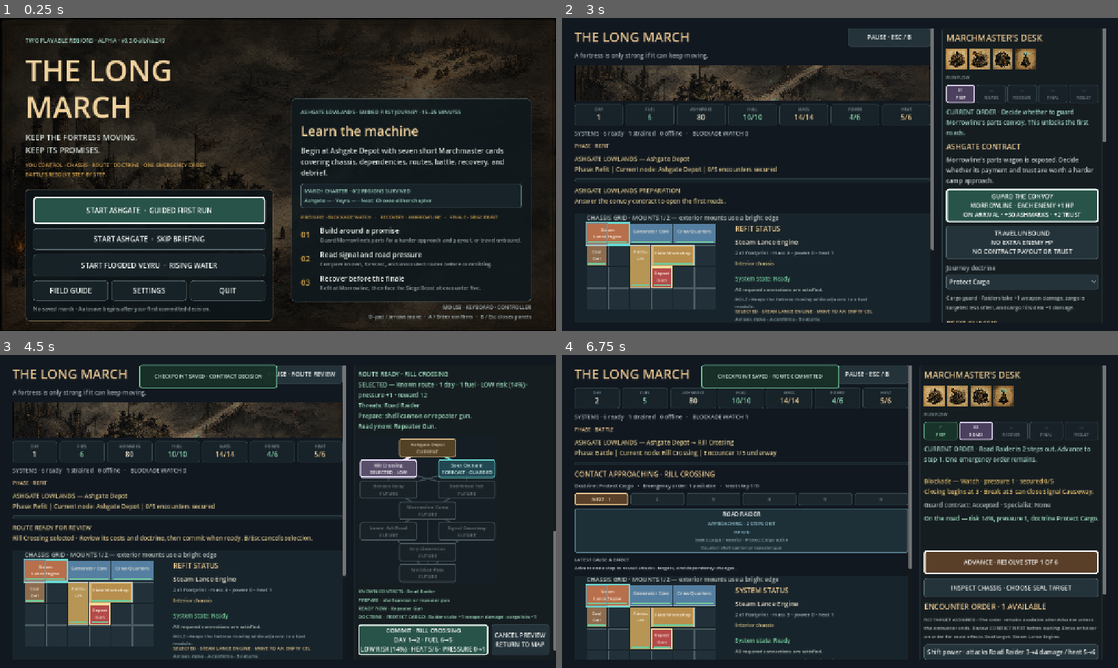
Above: before the commit, frames 1-4 (two rows, left to right).
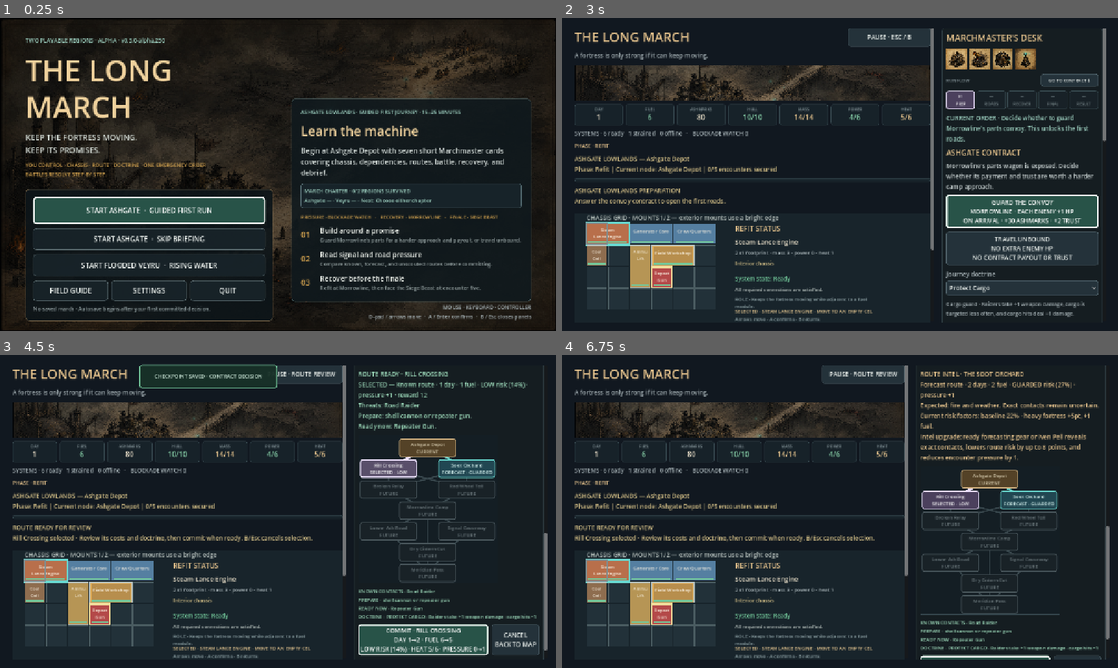
Above: after the commit, the same moments.

Repository: raphaelroshan/the-long-march
Game: Godot game, scene res://scenes/App.tscn
Same seed, same stepped clock (60 frames per second), same inputs: the game is played once before the commit and once after it.
Inputs (mouse positions are in pixels of both pictures, inside the frame that each line leads up to):
- Up to frame 1 (0.25 s): no input
- Up to frame 2 (3 s): click "START ASHGATE · GUIDED FIRST …" at 0.5 s; click (1067, 80) at 1.25 s, where only the run after the commit has a clickable "GO TO CONTRACT ↓"; click (1067, 80) at 2 s, where only the run after the commit has a clickable "GO TO CONTRACT ↓"; click "SKIP FOR THIS RUN" at 2.75 s
- Up to frame 3 (4.5 s): click "GUARD THE CONVOY MORROWLINE ·…" at 3.5 s; click "Rill Crossing KNOWN · LOW" at 4.25 s
- Up to frame 4 (6.75 s): click "Rill Crossing SELECTED · LOW" at 5 s; click "Soot Orchard FORECAST · GUARD…" at 5.75 s; click (984, 649) at 6.5 s, where only the run before the commit has a clickable "COMMIT · RILL CROSSING DAY 1→…"

The runs differ from the first frame. In frame 1, less than 0.1% of the frame differs, in the area x 28-30%, y 6-8%; in frame 2, 9.7%; in frame 3, 0.9%; in frame 4, 31%, in the area x 2-99%, y 2-98%.

Commit message:
feat: add current-order focus jump

Diff:
--- a/project.godot
+++ b/project.godot
@@ -4,7 +4,7 @@
 
 [application]
 config/name="The Long March"
-config/version="0.3.0-alpha.249"
+config/version="0.3.0-alpha.250"
 run/main_scene="res://scenes/App.tscn"
 config/features=PackedStringArray("4.4", "GL Compatibility")
 
--- a/src/ui/main.gd
+++ b/src/ui/main.gd
@@ -186,6 +186,7 @@
 var save_button: Button
 var load_button: Button
 var guidance_label: Label
+var current_order_button: Button
 var run_flow_panels: Array[PanelContainer] = []
 var run_flow_labels: Array[Label] = []
 var current_run_flow_step: int = 0
@@ -341,16 +342,30 @@
 	for node_button in campaign_node_buttons:
 		if _control_can_receive_focus(node_button):
 			active_controls.append(node_button)
+	if _control_can_receive_focus(current_order_button):
+		active_controls.append(current_order_button)
 	if _control_can_receive_focus(how_to_play_button):
 		active_controls.append(how_to_play_button)
 	_configure_vertical_focus_cycle(active_controls)
 
 func _build_run_flow_tracker(parent: VBoxContainer) -> void:
+	var heading_row := HBoxContainer.new()
+	heading_row.add_theme_constant_override("separation", 8)
+	parent.add_child(heading_row)
 	var heading := Label.new()
 	heading.text = "RUN FLOW"
+	heading.size_flags_horizontal = Control.SIZE_EXPAND_FILL
+	heading.vertical_alignment = VERTICAL_ALIGNMENT_CENTER
 	heading.add_theme_font_size_override("font_size", 10)
 	heading.add_theme_color_override("font_color", Color("#89999e"))
-	parent.add_child(heading)
+	heading_row.add_child(heading)
+	current_order_button = Button.new()
+	current_order_button.text = "GO TO ORDER ↓"
+	current_order_button.custom_minimum_size = Vector2(132, 28)
+	current_order_button.add_theme_font_size_override("font_size", 10)
+	current_order_button.tooltip_text = "Move focus to the required control without activating it."
+	current_order_button.pressed.connect(focus_current_action)
+	heading_row.add_child(current_order_button)
 	var tracker := HBoxContainer.new()
 	tracker.add_theme_constant_override("separation", 4)
 	parent.add_child(tracker)
@@ -853,11 +868,11 @@
 	controls.add_child(campaign_action_row)
 	campaign_action_row.add_child(campaign_commit_button)
 	campaign_cancel_button = Button.new()
-	campaign_cancel_button.text = "CANCEL PREVIEW\nRETURN TO MAP"
+	campaign_cancel_button.text = "CANCEL\nBACK TO MAP"
 	campaign_cancel_button.tooltip_text = "Clear this route preview without spending fuel, advancing time, or beginning the encounter."
-	campaign_cancel_button.custom_minimum_size = Vector2(132, 64)
+	campaign_cancel_button.custom_minimum_size = Vector2(110, 64)
 	campaign_cancel_button.size_flags_horizontal = Control.SIZE_EXPAND_FILL
-	campaign_cancel_button.size_flags_stretch_ratio = 0.72
+	campaign_cancel_button.size_flags_stretch_ratio = 0.48
 	campaign_cancel_button.visible = false
 	campaign_cancel_button.pressed.connect(_on_campaign_route_cancelled)
 	campaign_action_row.add_child(campaign_cancel_button)
@@ -1006,7 +1021,9 @@
 	results_title_button.tooltip_text = "Save the completed run to the local Continue slot, then return to the title."
 	results_title_button.pressed.connect(_on_results_title_pressed)
 	results_actions.add_child(results_title_button)
-	feedback_button.focus_neighbor_top = feedback_button.get_path_to(play_again_button)
+	current_order_button.focus_neighbor_top = current_order_button.get_path_to(results_title_button)
+	current_order_button.focus_neighbor_bottom = current_order_button.get_path_to(feedback_button)
+	feedback_button.focus_neighbor_top = feedback_button.get_path_to(current_order_button)
 	feedback_button.focus_neighbor_bottom = feedback_button.get_path_to(march_on_button)
 	march_on_button.focus_neighbor_top = march_on_button.get_path_to(feedback_button)
 	march_on_button.focus_neighbor_bottom = march_on_button.get_path_to(play_again_button)
@@ -1015,8 +1032,8 @@
 	play_again_button.focus_neighbor_bottom = play_again_button.get_path_to(feedback_button)
 	results_title_button.focus_neighbor_top = results_title_button.get_path_to(march_on_button)
 	results_title_button.focus_neighbor_left = results_title_button.get_path_to(play_again_button)
-	results_title_button.focus_neighbor_bottom = results_title_button.get_path_to(feedback_button)
-	_configure_focus_cycle([feedback_button, march_on_button, play_again_button, results_title_button])
+	results_title_button.focus_neighbor_bottom = results_title_button.get_path_to(current_order_button)
+	_configure_focus_cycle([current_order_button, feedback_button, march_on_button, play_again_button, results_title_button])
 	controls.move_child(results_group, guidance_label.get_index() + 1)
 
 	how_to_play_button = Button.new()
@@ -1054,6 +1071,7 @@
 		march_on_button,
 		play_again_button,
 		results_title_button,
+		current_order_button,
 		how_to_play_button
 	]
 	controls.append_array(campaign_event_buttons)
@@ -2535,12 +2553,15 @@
 		results_summary_label.text = _result_summary_text()
 		results_record_label.text = _result_record_text()
 		results_replay_label.text = _result_replay_text()
+		_configure_vertical_focus_cycle([current_order_button, feedback_button, march_on_button, play_again_button, results_title_button])
 		var next_region_id := "ashgate_lowlands" if state.campaign_region_id == "flooded_veyru" else "flooded_veyru"
 		var next_region_name := "ASHGATE LOWLANDS" if next_region_id == "ashgate_lowlands" else "FLOODED VEYRU"
 		var next_region_result := String(starting_region_results.get(next_region_id, ""))
 		march_on_button.text = "%s · %s" % ["REVISIT" if next_region_result in ["decisive_march", "scarred_march", "archive_kept", "archive_scarred"] else "MARCH ON", next_region_name]
 		march_on_button.tooltip_text = "Begin a fresh %s run. This result remains in the March Charter; the local Continue slot changes only at the next save." % ("Ashgate" if next_region_id == "ashgate_lowlands" else "Flooded Veyru")
 	guidance_label.text = _current_guidance()
+	current_order_button.text = _current_action_jump_label()
+	current_order_button.tooltip_text = "Move focus to %s without activating it." % _current_action_jump_target().to_lower()
 	_refresh_pause_action_hint()
 	phase_badge.text = "PHASE · %s" % state.phase.replace("_", " ").to_upper()
 	refit_title.visible = is_refit_phase
@@ -2653,7 +2674,7 @@
 			intervention_buttons[3].text = "Cut loose %s · %s" % [String(cargo_definition.get("name", cargo_id)), cargo_cost]
 			intervention_buttons[3].tooltip_text = "Permanently remove this installed module for the rest of the run to reduce mass and enemy cargo incentive.%s" % [" Redirects %s." % ", ".join(cut_redirects) if not cut_redirects.is_empty() else " No active threat currently targets it."]
 	if is_battle_phase:
-		var combat_actions: Array = [advance_encounter_button, combat_inspect_button]
+		var combat_actions: Array = [current_order_button, advance_encounter_button, combat_inspect_button]
 		for intervention_button in intervention_buttons:
 			if not intervention_button.disabled:
 				combat_actions.append(intervention_button)
@@ -2898,6 +2919,26 @@
 		return "CURRENT ORDER · Select one cyan route on the map. Selection previews it; Commit begins travel."
 	return "CURRENT ORDER · Prepare the fortress, review the route forecast, then depart when movement is ready."
 
+func _current_action_jump_label() -> String:
+	if state.phase == "results":
+		return "GO TO FEEDBACK ↓"
+	if state.phase in ["battle", "final_battle"]:
+		return "GO TO BATTLE STEP ↓"
+	if not state.campaign_event_pending.is_empty():
+		return "GO TO DECISION ↓"
+	if _active_contract_status() == "offered":
+		return "GO TO CONTRACT ↓"
+	if not selected_campaign_node_id.is_empty() and _campaign_departure_block_reason(selected_campaign_node_id).is_empty():
+		return "GO TO COMMIT ↓"
+	if state.phase == "settlement" and state.settlement_actions_remaining > 0:
+		return "GO TO RECOVERY ↓"
+	if state.campaign_active and state.phase in ["refit", "map", "settlement"]:
+		return "GO TO ROUTES ↓"
+	return "GO TO DEPARTURE ↓"
+
+func _current_action_jump_target() -> String:
+	return _current_action_jump_label().trim_prefix("GO TO ").trim_suffix(" ↓").replace("_", " ")
+
 func _critical_combat_warning() -> String:
 	var best_priority := 0
 	var best_warning := ""
--- a/tests/test_prototype_flow.gd
+++ b/tests/test_prototype_flow.gd
@@ -171,14 +171,18 @@
 	_expect(game.contract_accept_button.text.contains("EACH ENEMY +1 HP") and game.contract_accept_button.text.contains("+ …(282 unchanged characters)…
 	_expect(game.contract_accept_button.get_node_or_null(game.contract_accept_button.focus_neighbor_bottom) == game.contra …(226 unchanged characters)…
 	_expect(game.how_to_play_button.get_node_or_null(game.how_to_play_button.focus_neighbor_bottom) == game.contract_accept_button, "planning controls should wrap to the current mandatory decision")
+	_expect(game.current_order_button.text == "GO TO CONTRACT ↓" and game.current_order_button.tooltip_text.contains("without activating it"), "the persistent jump action should name the opening contract without implying activation")
 	game.how_to_play_button.grab_focus()
 	await process_frame
 	await process_frame
 	_expect(game.right_scroll.get_global_rect().encloses(game.how_to_play_button.get_global_rect()), "manual focus navigation should scroll the field briefing action fully into view")
-	game.contract_accept_button.grab_focus()
-	await process_frame
-	await process_frame
-	_expect(game.right_scroll.get_global_rect().encloses(game.contract_accept_button.get_global_rect()), "manual focus navigation should scroll back to the current contract action")
+	var state_before_order_jump: Dictionary = game.state.serialize()
+	game.current_order_button.grab_focus()
+	game.current_order_button.pressed.emit()
+	await process_frame
+	await process_frame
+	_expect(game.contract_accept_button.has_focus() and game.right_scroll.get_global_rect().encloses(game.contract_accept_button.get_global_rect()), "Go to Contract should focus and reveal the mandatory choice")
+	_expect(game.state.serialize() == state_before_order_jump, "jumping to the current order should never activate or mutate the decision")
 	_expect(game.doctrine_detail_label.text.contains("Raiders") and game.doctrine_detail_label.text.contains("−1 damage"), "the default doctrine should explain its real targeting and mitigation effects")
 	game.doctrine_option.select(2)
 	game.doctrine_option.item_selected.emit(2)
@@ -269,6 +273,7 @@
 	_expect(game.state.guard_contract_status == "accepted", "the guard contract should be selectable through the UI")
 	_expect(game.event_label.text.begins_with("CONTRACT DECISION") and game.encounter_label.text.begins_with("CONTRACT DEC …(276 unchanged characters)…
 	_expect(game.guidance_label.text.contains("Select one cyan route"), "the objective should advance immediately after the contract is answered")
+	_expect(game.current_order_button.text == "GO TO ROUTES ↓", "the jump action should advance from contract to the available route choices")
 	_expect(game.current_run_flow_step == 1 and game.run_flow_labels[0].text.begins_with("✓"), "answering the contract should advance the tracker to the Lowlands roads")
 	_expect(game.campaign_map.status_for("rill_crossing") == "available" and not game.campaign_map.button_for("rill_crossing").disabled, "answering the contract should activate the opening map nodes")
 	_expect(game.campaign_comparison_panel.visible and game.campaign_comparison_label.text.contains("RILL CROSSING · 1D ·  …(404 unchanged characters)…
@@ -290,8 +295,9 @@
 	_expect(game.encounter_label.text.contains("Rill Crossing selected") and game.encounter_label.text.contains("B/Esc cancels selection"), "the route-review status should name the road being considered and expose its controller-safe exit")
 	_expect(game.route_preview_label.text.contains("ROUTE READY · RILL CROSSING") and not game.route_preview_label.text.contains("SOOT ORCHARD"), "route selection should replace stale focus intel with the road being committed")
 	_expect(game.guidance_label.text.contains("B/Esc cancels selection"), "the route-ready current order should keep cancellation discoverable without a pointer tooltip")
+	_expect(game.current_order_button.text == "GO TO COMMIT ↓", "a valid selected route should retarget the jump action to explicit commitment")
 	_expect(game.pause_button.text.contains("ROUTE REVIEW") and game.pause_button.tooltip_text.contains("clears the selected route first"), "the persistent pause action should disclose that B or Escape cancels route review before pausing")
-	_expect(game.campaign_cancel_button.visible and game.campaign_cancel_button.text.contains("CANCEL PREVIEW") and game.campaign_cancel_button.tooltip_text.contains("without spending fuel"), "route review should expose a pointer-accessible reversible exit beside Commit")
+	_expect(game.campaign_cancel_button.visible and game.campaign_cancel_button.text.contains("CANCEL") and game.campaign_cancel_button.text.contains("BACK TO MAP") and game.campaign_cancel_button.tooltip_text.contains("without spending fuel"), "route review should expose a compact pointer-accessible reversible exit beside Commit")
 	game.campaign_cancel_button.pressed.emit()
 	await process_frame
 	_expect(game.selected_campaign_node_id.is_empty() and game.campaign_map.button_for("rill_crossing").has_focus() and game.event_label.text.contains("No fuel, time, or pressure was spent"), "the visible cancel action should return to the map and confirm that previewing had no cost")
@@ -344,6 +350,7 @@
 	_expect(game.journey_label.text.contains("Ashgate Depot → Rill Crossing") and game.journey_label.text.contains("Encoun …(206 unchanged characters)…
 	_expect(game.campaign_pressure_label.text.contains("secured 0/5") and not game.campaign_pressure_label.text.contains("encounters 0/5"), "the blockade summary should identify its zero as secured encounters while the first battle is underway")
 	_expect(game.advance_encounter_button.has_focus(), "committing a route should hand controller focus to the encounter timeline")
+	_expect(game.current_order_button.text == "GO TO BATTLE STEP ↓", "battle entry should retarget the persistent jump action to the next timeline step")
 	_expect(game.right_scroll.get_global_rect().encloses(game.advance_encounter_button.get_global_rect()), "battle focus should scroll encounter advancement into view")
 	var battle_viewport_rect: Rect2 = game.right_scroll.get_global_rect()
 	var battle_asset_rect: Rect2 = game.asset_row.get_global_rect()
@@ -470,8 +477,8 @@
 	_expect(game.combat_inspect_button.has_focus(), "B or Escape should return battle inspection focus to its visible desk action")
 	game.advance_encounter_button.grab_focus()
 	await process_frame
-	_expect(game.advance_encounter_button.get_node_or_null(game …(269 unchanged characters)… y_button.focus_neighbor_bottom) == game.advance_encounter_button, "combat actions should form a visible vertical controller loop through chassis inspection")
-	_expect(game.how_to_play_button.get_node_or_null(game.how_to_play_button.focus_next) == game.advance_encounter_button, "combat Tab navigation should remain inside the active command set")
+	_expect(game.advance_encounter_button.get_node_or_null(game …(269 unchanged characters)… y_button.focus_neighbor_bottom) == game.current_order_button, "combat actions should form a visible vertical controller loop through chassis inspection and the persistent order jump")
+	_expect(game.how_to_play_button.get_node_or_null(game.how_to_play_button.focus_next) == game.current_order_button and game.current_order_button.get_node_or_null(game.current_order_button.focus_next) == game.advance_encounter_button, "combat Tab navigation should remain inside the active command set while including the order jump")
 	game.advance_encounter_button.pressed.emit()
 	await process_frame
 	_expect(game.combat_panel.enemy_states[0].text.contains("1 STEP OUT") and game.advance_encounter_button.text.contains( …(324 unchanged characters)…
@@ -519,6 +526,10 @@
 	await process_frame
 	_expect(game.campaign_event_title.text == "THE LIFT CHAIN SINGS" and game.campaign_event_buttons[0].text.contains("Ash …(257 unchanged characters)…
 	_expect(game.right_scroll.get_global_rect().encloses(game.campaign_event_title.get_global_rect()) and game.right_scroll.get_global_rect().encloses(game.campaign_event_buttons[1].get_global_rect()), "the complete occurrence card should stay visible at the reference viewport")
+	_expect(game.current_order_button.text == "GO TO DECISION ↓", "a blocking road occurrence should retarget the jump action to its choice card")
+	game.current_order_button.pressed.emit()
+	await process_frame
+	_expect(game.campaign_event_buttons[0].has_focus(), "Go to Decision should focus the first legal event response without choosing it")
 	await _press_campaign_event("brace_lift_chain")
 	_expect(game.state.occurrence_history.size() == 1 and game.event_label.text.contains("future route risk falls by 2%"), "resolving an occurrence should immediately expose its consequence and retain one audit record")
 	_expect(game.campaign_map.button_for("red_wheel_toll_bridge").text.contains("UNSCOUTED · UNKNOWN"), "an available unscouted node should advertise uncertainty without exposing its hidden risk")
@@ -606,6 +617,10 @@
 	await _press_campaign_event("rebuild_weakest")
 	_expect(game.state.campaign_event_pending.is_empty() and int(game.state.modules[mara_workshop_index].durability) == 3  …(191 unchanged characters)…
 	_expect(game.settlement_title.text.contains("2 ACTIONS LEFT"), "the settlement should expose its limited service budget")
+	_expect(game.current_order_button.text == "GO TO RECOVERY ↓", "clearing the settlement event should retarget the jump action to available recovery services")
+	game.current_order_button.pressed.emit()
+	await process_frame
+	_expect(game.get_viewport().gui_get_focus_owner() in [game.settlement_repair_button, game.settlement_refuel_button, game.settlement_hull_button], "Go to Recovery should focus the first legal service without spending an action")
 	_expect(game.guidance_label.text.contains("2 service actions remain") and game.route_preview_label.text.contains("2 service actions remain"), "Morrowline guidance should state the plural service budget consistently")
 	_expect(game.settlement_group.get_index() < game.doctrine_group.get_index(), "Morrowline should place its primary recovery actions before optional doctrine and chassis controls")
 	_expect(game.settlement_refuel_button.text.contains("FUEL %d→%d" % [game.state.fuel, game.state.fuel + 2]) and game.settlement_refuel_button.text.contains("ACTIONS 2→1"), "refueling should preview both the resource change and shared service budget before purchase")
@@ -739,6 +754,10 @@
 	_expect(game.current_run_flow_step == 4 and game.run_flow_labels[4].text.contains("RESULT"), "the completed run should finish the stage tracker")
 	_expect(game.results_group.visible and game.march_on_button.visible and game.play_again_button.visible and game.results_title_button.visible, "results should expose onward, replay, and return-to-title actions")
 	_expect(game.results_heading.text == "MARCH DEBRIEF" and game.guidance_label.text.begins_with("DEBRIEF"), "the result frame should remain neutral enough to describe both successful crossings and terminal failures")
+	_expect(game.current_order_button.text == "GO TO FEEDBACK ↓" and game.current_order_button.get_node_or_null(game.current_order_button.focus_neighbor_bottom) == game.feedback_button, "the completed run should retarget the jump action and controller path to feedback")
+	game.current_order_button.pressed.emit()
+	await process_frame
+	_expect(game.feedback_button.has_focus(), "Go to Feedback should focus the debrief's primary follow-up without opening it")
 	_expect(game.results_title_button.text == "SAVE RESULT & RETURN", "the result screen should make persistence explicit before leaving the completed run")
 	_expect(game.results_summary_label.text.begins_with("SCARRED MARCH") and game.results_summary_label.text.contains("7 required"), "the result should explain the missed decisive threshold")
 	_expect(game.results_record_label.text.contains("Rill Crossing") and game.results_record_label.text.contains("Meridian …(863 unchanged characters)…
@@ -806,7 +825,7 @@
 	game._refresh_ui()
 	_expect(game.feedback_button.has_focus(), "the completed run should hand controller focus to playtest feedback")
 	_expect(game.feedback_button.get_node_or_null(game.feedback_button.focus_neighbor_bottom) == game.march_on_button and  …(294 unchanged characters)…
-	_expect(game.results_title_button.get_node_or_null(game.results_title_button.focus_next) == game.feedback_button and game.feedback_button.get_node_or_null(game.feedback_button.focus_previous) == game.results_title_button, "the result actions should form a closed Tab cycle")
+	_expect(game.results_title_button.get_node_or_null(game.results_title_button.focus_next) == game.current_order_button and game.current_order_button.get_node_or_null(game.current_order_button.focus_next) == game.feedback_button and game.feedback_button.get_node_or_null(game.feedback_button.focus_previous) == game.current_order_button, "the result actions should form a closed Tab cycle through the order jump")
 	game.march_on_button.grab_focus()
 	await process_frame
 	await process_frame
--- a/tools/ci_manifest.json
+++ b/tools/ci_manifest.json
@@ -1,7 +1,7 @@
 {
   "slug": "the-long-march",
   "display_name": "The Long March",
-  "prototype_version": "0.3.0-alpha.249",
+  "prototype_version": "0.3.0-alpha.250",
   "playtest_ready": true,
   "godot_test": "res://tests/test_fortress_state.gd",
   "primary_repo": "raphaelroshan/the-long-march",
Not shown, changed: export_presets.cfg
Not shown, changed: README.md
Not shown, added: design/current_order_jump.md
Not shown, changed: docs/agent_feeding_guide.md
Not shown, changed: docs/agent_handoff_roadmap.md
Not shown, changed: docs/decision_log.md
Not shown, changed: docs/internal_test_release.md
Not shown, changed: docs/playtest_guide.md
